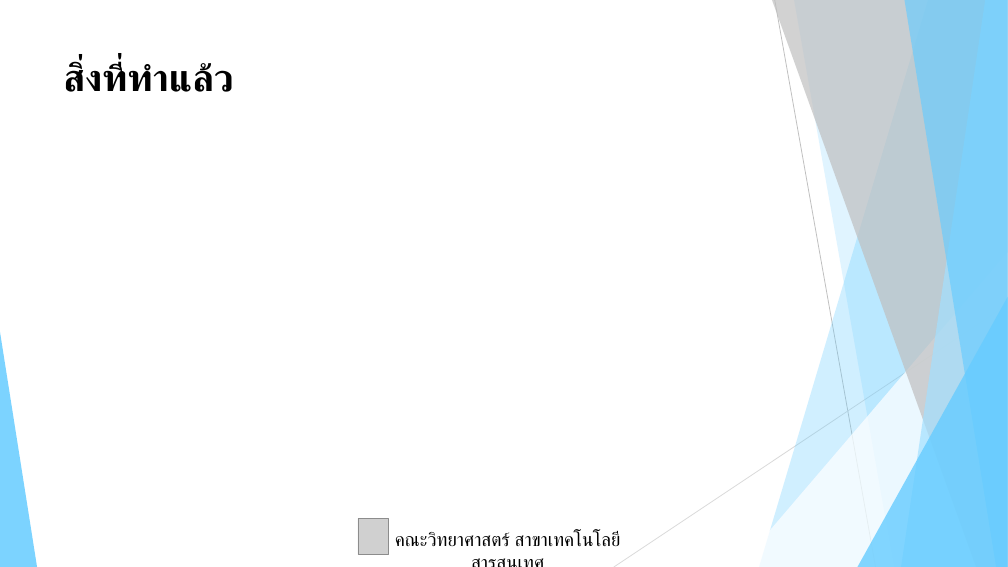
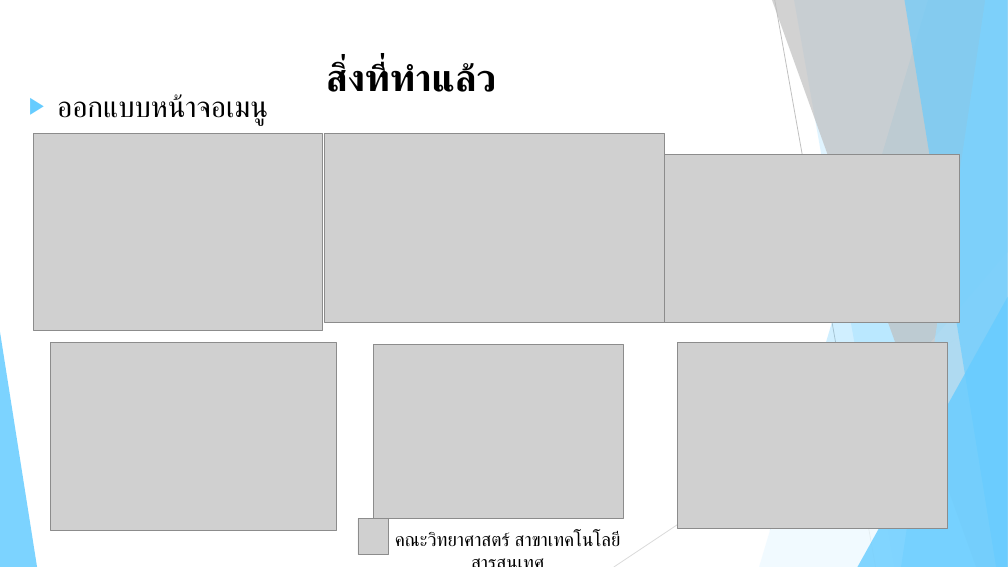
Before and after one commit to yupinpon/final_project, a slide deck: slide 6 of ppt/สอบความก้าวหน้ครั้งที่1.pptx (slide 3 before the commit). Drawn at 1008x567 pixels with LibreOffice and Linux fonts; fonts in the diff are those of the drawing; grey boxes stand for pictures. Boxes give left, top, right and bottom in pixels: in the first picture for what was removed or moved away, otherwise in the second. Text is boxed around its words. In the diff, an @@ line names an element or a change of style, - is before the commit and + after.

```diff
--- a/ppt/สอบความก้าวหน้ครั้งที่1.pptx
+++ b/ppt/สอบความก้าวหน้ครั้งที่1.pptx
@@ title "สิ่งที่ทำแล้ว" at (x1=326, y1=62, x2=496, y2=92): alignment left to centre @@
@@ text added at (x1=57, y1=94, x2=265, y2=125), 28 pt, text #000000 @@
+▶ ออกแบบหน้าจอเมนู
@@ picture added at (x1=34, y1=133, x2=322, y2=330) @@
@@ picture added at (x1=325, y1=133, x2=665, y2=323) @@
@@ picture added at (x1=665, y1=154, x2=960, y2=322) @@
@@ picture added at (x1=50, y1=343, x2=337, y2=531) @@
@@ picture added at (x1=374, y1=345, x2=624, y2=519) @@
@@ picture added at (x1=678, y1=343, x2=948, y2=529) @@
```
Also in this commit, not shown: 2 other slides changed, 3 slides added, 1 slide removed, 1 other file.
